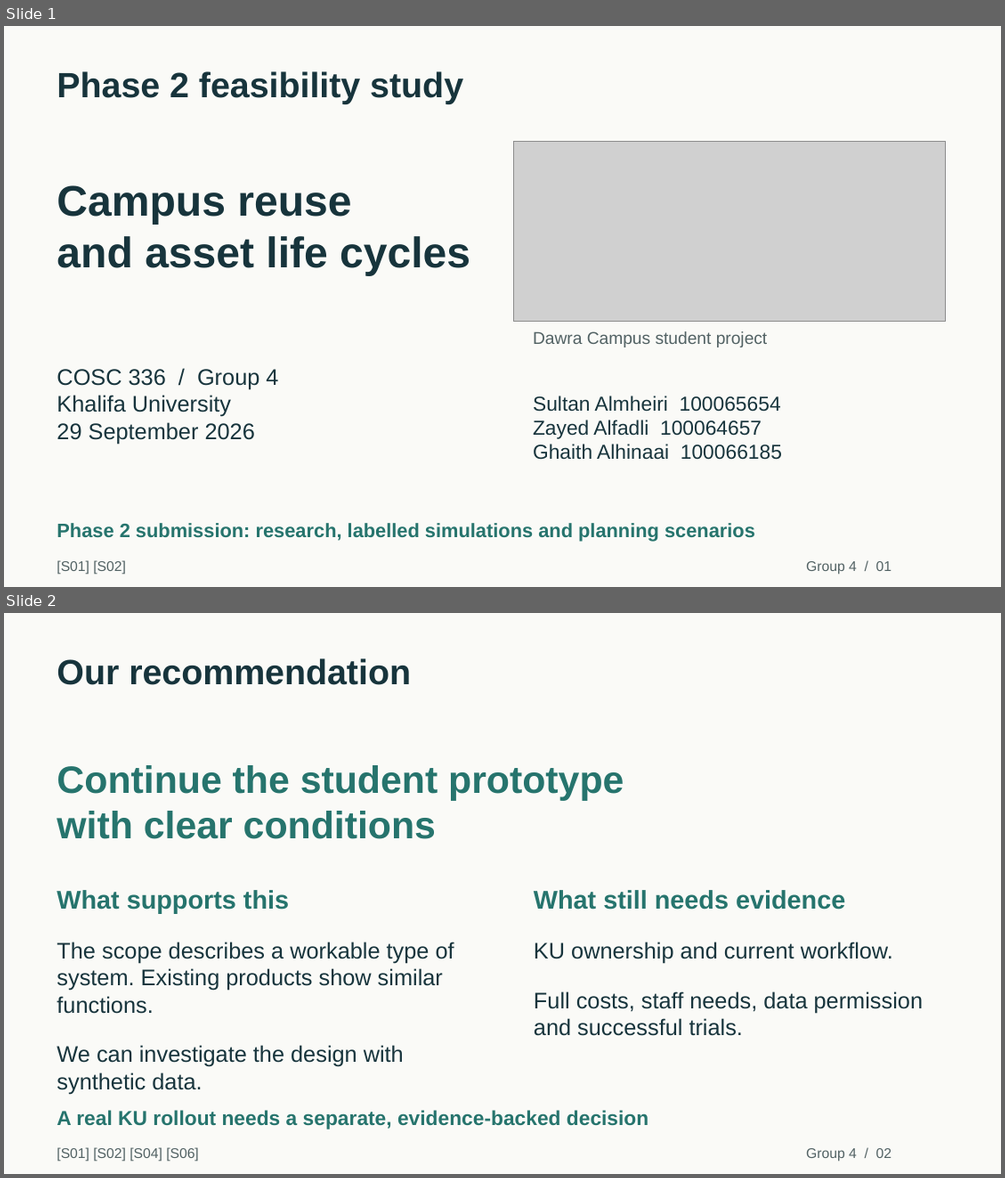
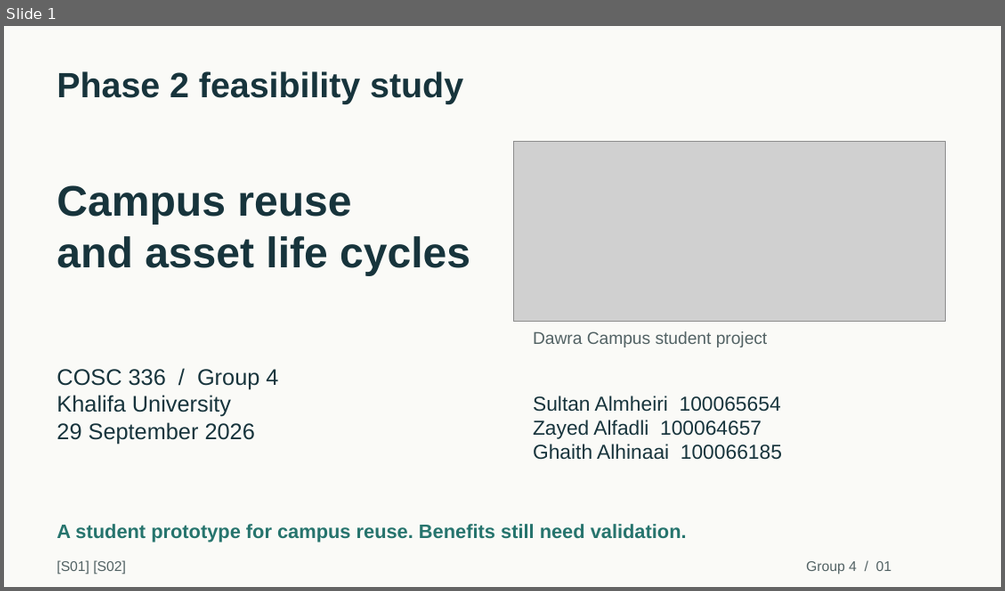
Before and after one commit to duqins/ITS, a slide deck: docs/phase2/final/Dawra_Campus_Phase2_Presentation.pptx. Shown one above the other, each under a label of ours: slides 1 and 2 before the commit, slide 1 after it. The pictures are 1005x1178 and 1005x591 pixels, drawn with LibreOffice and Linux fonts; fonts in the diff are those of the drawing; grey boxes stand for pictures. Boxes give left, top, right and bottom in pixels: in the first picture for what was removed or moved away, otherwise in the second. Text is boxed around its words. In the diff, an @@ line names an element or a change of style, - is before the commit and + after.

Commit message:
docs(phase2): shorten class presentation to 12 slides

```diff
--- a/docs/phase2/final/Dawra_Campus_Phase2_Presentation.pptx
+++ b/docs/phase2/final/Dawra_Campus_Phase2_Presentation.pptx
@@ slide 2 removed at box(4, 613, 1001, 1174), background #FAFAF7 @@
@@ text removed at box(57, 658, 411, 685) @@
-Our recommendation
@@ text removed at box(57, 765, 623, 839) @@
-Continue the student prototype
-with clear conditions
@@ text removed at box(57, 890, 289, 913) @@
-What supports this
@@ text removed at box(534, 890, 845, 909) @@
-What still needs evidence
@@ text removed at box(57, 941, 454, 1094) @@
-The scope describes a workable type of system. Existing products show similar functions.
-We can investigate the design with synthetic data.
@@ text removed at box(534, 941, 922, 1036) @@
-KU ownership and current workflow.
-Full costs, staff needs, data permission and successful trials.
@@ text removed at box(57, 1110, 648, 1129) @@
-A real KU rollout needs a separate, evidence-backed decision
@@ text removed at box(57, 1147, 199, 1161) @@
-[S01] [S02] [S04] [S06]
@@ text removed at box(806, 1148, 891, 1161) @@
-Group 4 / 02
@@ slide 1 changed as well @@
@@ text at box(57, 524, 687, 542): text changed @@
-Phase 2 submission: research, labelled simulations and planning scenarios
+A student prototype for campus reuse. Benefits still need validation.
```
Also in this commit, not shown: 3 other slides changed, 8 slides added, 47 other slides removed, 3 other files.
